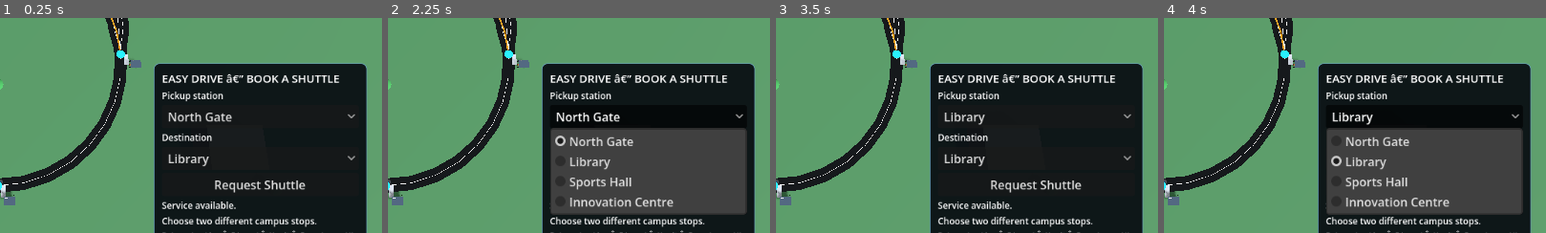
Above: before the commit, frames 1-4 (left to right).
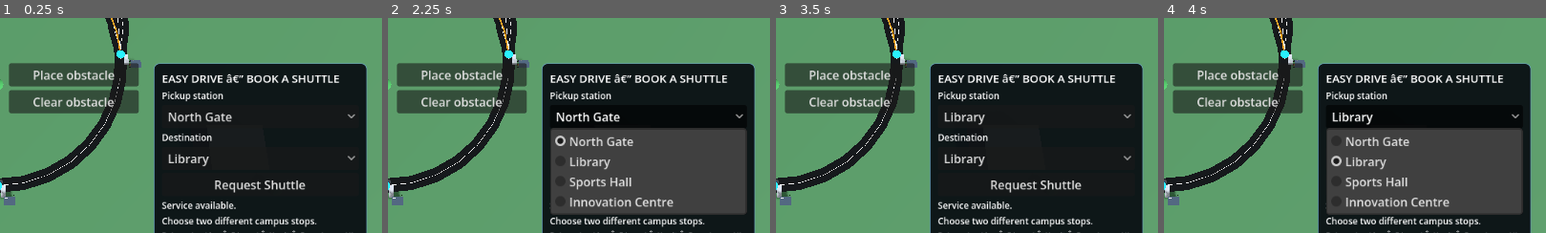
Above: after the commit, the same moments.

Repository: Olohuntele/easy-drive-godot-demo
Game: Godot game, scene res://scenes/multi_route_demo.tscn
Same seed, same stepped clock (60 frames per second), same inputs: the game is played once before the commit and once after it. This scene is started directly instead of the project's main scene.
Inputs (mouse positions are % of the whole screen's width and height, from its top left):
- Up to frame 1 (0.25 s): no input
- Up to frame 2 (2.25 s): click (60, 55) at 0.5 s, where only the run after the commit has a clickable "Place obstacle"; click (60, 61) at 1.25 s, where only the run after the commit has a clickable "Clear obstacle"; click "North Gate" at 2 s
- Up to frame 3 (3.5 s): click "Library" at 2.75 s
- Up to frame 4 (4 s): click "Library" at 3.5 s
The pictures show only the part of the screen within x 50-100%, y 42-92%; the shares and areas given below are measured in that part.

The runs differ from the first frame. In frame 1, 6.8% of the frame differs, in the area x 2-37%, y 20-45%; in frame 2, 6.8%; in frame 3, 6.8%; in frame 4, 6.8%.

Commit message:
feat(obstacle): add route obstacle detection, stop and resume
Co-authored-by: Copilot <223556219+Copilot@users.noreply.github.com>

Diff:
--- a/scripts/campus_service_coordinator.gd
+++ b/scripts/campus_service_coordinator.gd
@@ -8,6 +8,7 @@
 const RouteNavigator = preload("res://scripts/route_navigator.gd")
 const ShuttleDispatcher = preload("res://scripts/shuttle_dispatcher.gd")
 const VehicleDynamics = preload("res://scripts/vehicle_dynamics.gd")
+const RouteObstacle = preload("res://scripts/route_obstacle.gd")
 
 const POSITION_TOLERANCE_M: float = 1.0
 const ROUTE_SAMPLES_PER_SEGMENT: int = 20
@@ -39,6 +40,7 @@
 var coordinator_tick_count: int = 0
 var defer_destination_routing: bool = false
 var defer_return_routing: bool = false
+var active_obstacle: RefCounted = null
 
 var _last_physics_tick_id: int = -1
 
@@ -159,7 +161,13 @@
             "arrival_certified": false
         })
 
-    var control: Dictionary = controller.update(dynamics, navigator, delta)
+    var control: Dictionary = controller.update(
+        dynamics,
+        navigator,
+        delta,
+        false,
+        active_obstacle
+    )
     last_control_result = control.duplicate(true)
     _update_tracking_metrics(control)
     var manual_intervention: bool = bool(control.get("manual_intervention", false))
@@ -293,8 +301,33 @@
         "dynamics_step_count": dynamics_step_count,
         "coordinator_tick_count": coordinator_tick_count,
         "last_control_result": last_control_result.duplicate(true),
-        "last_step_result": last_step_result.duplicate(true)
+        "last_step_result": last_step_result.duplicate(true),
+        "obstacle_hold": bool(last_control_result.get("obstacle_hold", false)),
+        "obstacle_distance_m": last_control_result.get("obstacle_distance_m", INF),
+        "obstacle_stop_distance_m": last_control_result.get("obstacle_stop_distance_m", INF)
     }
+
+func place_obstacle(
+    distance_along_route_m: float,
+    length_m: float = 4.0,
+    route_id: String = "",
+    segment_id: String = ""
+) -> Dictionary:
+    if not is_finite(distance_along_route_m) || not is_finite(length_m) || length_m < 0.0:
+        return _failure("invalid_obstacle_data")
+    active_obstacle = RouteObstacle.new(
+        distance_along_route_m,
+        length_m,
+        route_id,
+        segment_id
+    )
+    return {"valid": true, "failure_reason": ""}
+
+func clear_obstacle() -> Dictionary:
+    if active_obstacle != null:
+        active_obstacle.active = false
+    active_obstacle = null
+    return {"valid": true, "failure_reason": ""}
 
 func _install_active_leg() -> Dictionary:
     var booking: Dictionary = journey.get_active_booking()
--- a/scripts/multi_route_demo.gd
+++ b/scripts/multi_route_demo.gd
@@ -3,10 +3,10 @@
 const CampusMultiRouteNetwork = preload("res://scripts/campus_multi_route_network.gd")
 const CampusRoutePlanner = preload("res://scripts/campus_route_planner.gd")
 const RouteNavigator = preload("res://scripts/route_navigator.gd")
-const RouteFollowingController = preload("res://scripts/route_following_controller.gd")
 const VehicleDynamics = preload("res://scripts/vehicle_dynamics.gd")
 const CampusServiceCoordinator = preload("res://scripts/campus_service_coordinator.gd")
 const PassengerBookingPanel = preload("res://scripts/passenger_booking_panel.gd")
+const RouteFollowingController = preload("res://scripts/route_following_controller.gd")
 
 const FIXED_DELTA: float = 1.0 / 60.0
 
@@ -71,6 +71,10 @@
 
 var service_coordinator: RefCounted = null
 var booking_panel: Control = null
+var obstacle_controls: VBoxContainer = null
+var place_obstacle_button: Button = null
+var clear_obstacle_button: Button = null
+var obstacle_visual: MeshInstance3D = null
 
 var active_route_index: int = 1
 var simulation_running: bool = true
@@ -114,6 +118,7 @@
     booking_panel.booking_requested.connect(_on_passenger_booking_requested)
     booking_panel.boarding_requested.connect(_on_passenger_boarding_requested)
     booking_panel.passenger_exit_requested.connect(_on_passenger_passenger_exit_requested)
+    _build_obstacle_controls()
 
     _build_network_visuals()
     _select_route(1)
@@ -179,6 +184,7 @@
 
         if booking_panel:
             booking_panel.update_service_snapshot(snapshot)
+        _update_obstacle_visual(snapshot)
         return
 
     if not route_active:
@@ -287,7 +293,93 @@
         booking_panel.show_action_result("exit", result, snapshot)
         booking_panel.update_service_snapshot(snapshot)
 
+func _build_obstacle_controls() -> void:
+    obstacle_controls = VBoxContainer.new()
+    obstacle_controls.name = "ObstacleControls"
+    obstacle_controls.anchor_left = 1.0
+    obstacle_controls.anchor_right = 1.0
+    obstacle_controls.offset_left = -500.0
+    obstacle_controls.offset_right = -326.0
+    obstacle_controls.offset_top = 300.0
+    obstacle_controls.offset_bottom = 380.0
+    obstacle_controls.add_theme_constant_override("separation", 5)
+    canvas_layer.add_child(obstacle_controls)
+
+    place_obstacle_button = Button.new()
+    place_obstacle_button.text = "Place obstacle"
+    place_obstacle_button.pressed.connect(_place_obstacle_pressed)
+    obstacle_controls.add_child(place_obstacle_button)
+
+    clear_obstacle_button = Button.new()
+    clear_obstacle_button.text = "Clear obstacle"
+    clear_obstacle_button.pressed.connect(_clear_obstacle_pressed)
+    obstacle_controls.add_child(clear_obstacle_button)
+
+func _place_obstacle_pressed() -> void:
+    if service_coordinator == null || not service_coordinator.navigator.route_valid:
+        return
+    var navigation: Dictionary = service_coordinator.navigator.find_nearest_point(
+        service_coordinator.get_service_snapshot().position_xz
+    )
+    if not navigation.get("valid", false):
+        return
+    var obstacle_distance_m: float = minf(
+        float(navigation.progress_m) + 18.0,
+        service_coordinator.navigator.total_length_m
+            - RouteFollowingController.STOP_GAP_M
+            - 0.5
+    )
+    if obstacle_distance_m <= float(navigation.progress_m):
+        return
+    service_coordinator.place_obstacle(obstacle_distance_m, 4.0)
+    _update_obstacle_visual(service_coordinator.get_service_snapshot())
+
+func _clear_obstacle_pressed() -> void:
+    if service_coordinator == null:
+        return
+    service_coordinator.clear_obstacle()
+    _update_obstacle_visual(service_coordinator.get_service_snapshot())
+
+func _update_obstacle_visual(snapshot: Dictionary) -> void:
+    var obstacle: RefCounted = service_coordinator.active_obstacle \
+        if service_coordinator != null else null
+    if obstacle == null || not obstacle.active || not service_coordinator.navigator.route_valid:
+        if obstacle_visual:
+            obstacle_visual.visible = false
+        return
+    if obstacle_visual == null:
+        obstacle_visual = MeshInstance3D.new()
+        obstacle_visual.name = "RouteObstacle"
+        var mesh := BoxMesh.new()
+        mesh.size = Vector3(2.5, 1.0, obstacle.length_m)
+        obstacle_visual.mesh = mesh
+        var material := StandardMaterial3D.new()
+        material.albedo_color = Color(0.82, 0.05, 0.04, 1.0)
+        material.shading_mode = BaseMaterial3D.SHADING_MODE_UNSHADED
+        obstacle_visual.material_override = material
+        road_root.add_child(obstacle_visual)
+    var point: Vector2 = service_coordinator.navigator.get_point_at_distance(
+        obstacle.distance_along_route_m
+    )
+    var before: Vector2 = service_coordinator.navigator.get_point_at_distance(
+        maxf(obstacle.distance_along_route_m - 0.1, 0.0)
+    )
+    var after: Vector2 = service_coordinator.navigator.get_point_at_distance(
+        minf(
+            obstacle.distance_along_route_m + 0.1,
+            service_coordinator.navigator.total_length_m
+        )
+    )
+    var tangent: Vector2 = (after - before).normalized()
+    obstacle_visual.position = Vector3(point.x, 0.7, point.y)
+    obstacle_visual.rotation.y = atan2(tangent.x, tangent.y)
+    obstacle_visual.visible = true
+
 func _reset_simulation() -> void:
+    if service_coordinator != null:
+        service_coordinator.clear_obstacle()
+    if obstacle_visual:
+        obstacle_visual.visible = false
     if service_coordinator != null:
         var north_stop = network.get_station_stop("north_gate")
         var launch_segment: Dictionary = network.get_segment("north_to_east")
@@ -637,9 +729,12 @@
         return
     var status_str = "RUNNING" if simulation_running else "PAUSED"
     if service_coordinator != null:
-        var state = str(service_coordinator.get_service_snapshot().get("service_state", "IDLE"))
+        var snapshot: Dictionary = service_coordinator.get_service_snapshot()
+        var state = str(snapshot.get("service_state", "IDLE"))
         if state != "IDLE":
             status_str = "SERVICE: " + state
+        if bool(snapshot.get("obstacle_hold", false)):
+            status_str += " | OBSTACLE AHEAD - HOLDING"
     var cam_str = "OVERVIEW" if camera_mode_overview else "FOLLOW"
     var total_len: float = navigator.total_length_m if navigator else 0.0
     var text = (
--- a/scripts/route_following_controller.gd
+++ b/scripts/route_following_controller.gd
@@ -8,6 +8,10 @@
 const DEFAULT_ENDPOINT_TOLERANCE_M: float = 1.0
 const DEFAULT_ENDPOINT_MAX_SPEED_MPS: float = 0.1
 const DEFAULT_BRAKING_MARGIN_M: float = 0.25
+## Maximum route distance at which an active obstacle creates a temporary hold.
+const DETECTION_RANGE_M: float = 30.0
+## Required route gap between the shuttle and the obstacle's leading edge.
+const STOP_GAP_M: float = 6.0
 
 var navigation_speed_mps: float = DEFAULT_NAVIGATION_SPEED_MPS
 var lookahead_distance_m: float = DEFAULT_LOOKAHEAD_DISTANCE_M
@@ -26,7 +30,8 @@
     vehicle_dynamics: RefCounted,
     route_navigator: RefCounted,
     delta: float,
-    manual_intervention: bool = false
+    manual_intervention: bool = false,
+    obstacle: RefCounted = null
 ) -> Dictionary:
     if manual_intervention:
         manual_intervention_seen = true
@@ -55,6 +60,23 @@
 
     var progress_m: float = navigation.progress_m
     var remaining_distance_m: float = maxf(route_navigator.total_length_m - progress_m, 0.0)
+    var obstacle_info: Dictionary = _get_obstacle_hold(
+        obstacle,
+        progress_m,
+        route_navigator.total_length_m
+    )
+    var obstacle_hold: bool = bool(obstacle_info.get("hold", false))
+    var obstacle_stop_distance_m: float = float(
+        obstacle_info.get("stop_distance_m", INF)
+    )
+    var obstacle_remaining_distance_m: float = float(
+        obstacle_info.get("remaining_distance_m", INF)
+    )
+    var effective_stop_distance_m: float = minf(
+        route_navigator.total_length_m,
+        obstacle_stop_distance_m
+    )
+    var effective_remaining_distance_m: float = maxf(effective_stop_distance_m - progress_m, 0.0)
     var endpoint_xz: Vector2 = route_navigator.get_point_at_distance(route_navigator.total_length_m)
     var endpoint_error_m: float = position_xz.distance_to(endpoint_xz)
     if not is_finite(endpoint_error_m):
@@ -71,7 +93,8 @@
     if remaining_distance_m <= 0.0001 && endpoint_error_m > endpoint_tolerance_m:
         return _route_result(
             -dynamics_braking, 0.0, "MISSED DESTINATION", "endpoint_overshot",
-            navigation, null, remaining_distance_m, endpoint_error_m, 0.0, false
+            navigation, null, remaining_distance_m, endpoint_error_m, 0.0, false,
+            "ok", 0.0, obstacle_info
         )
 
     if endpoint_error_m <= endpoint_tolerance_m \
@@ -84,7 +107,7 @@
         return _route_result(
             completion_acceleration_mps2, 0.0, completion_status, completion_reason,
             navigation, null, remaining_distance_m, endpoint_error_m, 0.0,
-            not manual_intervention_seen
+            not manual_intervention_seen, "ok", 0.0, obstacle_info
         )
 
     var lookahead: Dictionary = route_navigator.get_lookahead_point(lookahead_distance_m)
@@ -114,14 +137,18 @@
 
     var braking_distance_m: float = vehicle_dynamics.speed_mps * vehicle_dynamics.speed_mps \
         / (2.0 * dynamics_braking)
-    var should_brake: bool = remaining_distance_m <= braking_distance_m + braking_margin_m
+    var should_brake: bool = effective_remaining_distance_m <= braking_distance_m \
+        + braking_margin_m
     var requested_acceleration_mps2: float
     var desired_speed_mps: float
     if should_brake:
         requested_acceleration_mps2 = -dynamics_braking
         desired_speed_mps = 0.0
     else:
-        desired_speed_mps = minf(navigation_speed_mps, dynamics_speed_limit)
+        desired_speed_mps = 0.0 if obstacle_hold else minf(
+            navigation_speed_mps,
+            dynamics_speed_limit
+        )
         if vehicle_dynamics.speed_mps < desired_speed_mps:
             requested_acceleration_mps2 = minf(
                 dynamics_acceleration,
@@ -147,8 +174,40 @@
         desired_speed_mps,
         false,
         steering_status,
-        braking_distance_m
-    )
+        braking_distance_m,
+        obstacle_info
+    )
+
+func _get_obstacle_hold(
+    obstacle: RefCounted,
+    progress_m: float,
+    route_length_m: float
+) -> Dictionary:
+    var result := {
+        "hold": false,
+        "obstacle_distance_m": INF,
+        "obstacle_remaining_distance_m": INF,
+        "stop_distance_m": INF,
+        "obstacle_length_m": 0.0
+    }
+    if obstacle == null || not obstacle.active:
+        return result
+    if not is_finite(obstacle.distance_along_route_m) \
+        || not is_finite(obstacle.length_m) \
+        || obstacle.length_m < 0.0:
+        return result
+    var obstacle_remaining_m: float = obstacle.distance_along_route_m - progress_m
+    if obstacle_remaining_m < 0.0 || obstacle_remaining_m > DETECTION_RANGE_M:
+        return result
+    var stop_distance_m: float = obstacle.distance_along_route_m - STOP_GAP_M
+    if stop_distance_m < 0.0 || stop_distance_m > route_length_m:
+        return result
+    result.hold = true
+    result.obstacle_distance_m = obstacle.distance_along_route_m
+    result.obstacle_remaining_distance_m = obstacle_remaining_m
+    result.stop_distance_m = stop_distance_m
+    result.obstacle_length_m = obstacle.length_m
+    return result
 
 func _configuration_is_valid() -> bool:
     return is_finite(navigation_speed_mps) && navigation_speed_mps > 0.0 \
@@ -214,12 +273,13 @@
     desired_speed_mps: float,
     arrival_certified: bool,
     steering_status: String = "ok",
-    braking_distance_m: float = 0.0
+    braking_distance_m: float = 0.0,
+    obstacle_info: Dictionary = {}
 ) -> Dictionary:
     var lookahead_position: Vector2 = Vector2.ZERO
     if lookahead is Dictionary:
         lookahead_position = lookahead.get("position_xz", Vector2.ZERO)
-    return {
+    var result := {
         "requested_acceleration_mps2": acceleration_mps2,
         "requested_steering_rad": steering_rad,
         "status": status_text,
@@ -239,3 +299,15 @@
         "arrival_certified": arrival_certified,
         "steering_status": steering_status
     }
+    result["obstacle_hold"] = bool(obstacle_info.get("hold", false))
+    result["obstacle_distance_m"] = obstacle_info.get("obstacle_distance_m", INF)
+    result["obstacle_remaining_distance_m"] = obstacle_info.get(
+        "obstacle_remaining_distance_m",
+        INF
+    )
+    result["obstacle_stop_distance_m"] = obstacle_info.get("stop_distance_m", INF)
+    result["obstacle_length_m"] = obstacle_info.get("obstacle_length_m", 0.0)
+    if result.obstacle_hold && result.status == "EN ROUTE":
+        result.status = "OBSTACLE AHEAD - HOLDING"
+        result.reason = "braking_for_obstacle" if result.braking else "holding_for_obstacle"
+    return result
--- /dev/null
+++ b/scripts/route_obstacle.gd
@@ -0,0 +1,29 @@
+extends RefCounted
+
+## Route-relative, non-physics obstacle used by the service route controller.
+var route_id: String = ""
+var segment_id: String = ""
+var distance_along_route_m: float = 0.0
+var length_m: float = 0.0
+var active: bool = true
+
+func _init(
+    obstacle_distance_m: float = 0.0,
+    obstacle_length_m: float = 4.0,
+    obstacle_route_id: String = "",
+    obstacle_segment_id: String = ""
+) -> void:
+    distance_along_route_m = obstacle_distance_m
+    length_m = obstacle_length_m
+    route_id = obstacle_route_id
+    segment_id = obstacle_segment_id
+
+func duplicate_obstacle() -> RefCounted:
+    var copy: RefCounted = get_script().new(
+        distance_along_route_m,
+        length_m,
+        route_id,
+        segment_id
+    )
+    copy.active = active
+    return copy
--- /dev/null
+++ b/tests/test_phase7a_obstacle_stop.gd
@@ -0,0 +1,204 @@
+extends SceneTree
+
+const CampusServiceCoordinator = preload("res://scripts/campus_service_coordinator.gd")
+const PassengerJourney = preload("res://scripts/passenger_journey.gd")
+const RouteFollowingController = preload("res://scripts/route_following_controller.gd")
+const RouteNavigator = preload("res://scripts/route_navigator.gd")
+const RouteObstacle = preload("res://scripts/route_obstacle.gd")
+const VehicleDynamics = preload("res://scripts/vehicle_dynamics.gd")
+
+const FIXED_STEP: float = 1.0 / 60.0
+const TOLERANCE_M: float = 0.2
+const MAX_TICKS: int = 12000
+
+var failures: int = 0
+var assertions: int = 0
+
+func _initialize() -> void:
+    call_deferred("_run_tests")
+
+func _run_tests() -> void:
+    _test_controller_obstacle_hold_and_resume()
+    _test_coordinator_booking_with_obstacle_clear()
+    if failures == 0:
+        print("Phase 7A obstacle tests passed: %d assertions." % assertions)
+        quit(0)
+    else:
+        push_error("%d of %d Phase 7A assertions failed." % [failures, assertions])
+        quit(1)
+
+func _expect(condition: bool, message: String) -> void:
+    assertions += 1
+    if condition:
+        print("PASS: " + message)
+    else:
+        push_error("FAIL: " + message)
+        failures += 1
+
+func _test_controller_obstacle_hold_and_resume() -> void:
+    var navigator := RouteNavigator.new()
+    navigator.set_route([Vector2.ZERO, Vector2(0.0, 100.0)], 20)
+    var dynamics := VehicleDynamics.new()
+    dynamics.max_speed = 10.0
+    dynamics.max_acceleration = 3.5
+    dynamics.max_braking = 6.0
+    dynamics.reset()
+    var controller := RouteFollowingController.new()
+    var obstacle := RouteObstacle.new(35.0, 4.0, "test-route", "test-segment")
+
+    var hold_seen := false
+    var minimum_gap := INF
+    var stop_progress := 0.0
+    for tick in range(MAX_TICKS):
+        var result: Dictionary = controller.update(
+            dynamics,
+            navigator,
+            FIXED_STEP,
+            false,
+            obstacle
+        )
+        hold_seen = hold_seen || bool(result.get("obstacle_hold", false))
+        dynamics.step(
+            float(result.requested_acceleration_mps2),
+            FIXED_STEP,
+            float(result.requested_steering_rad)
+        )
+        if hold_seen:
+            var progress: float = navigator.find_nearest_point(
+                Vector2(dynamics.position_x_m, dynamics.position_z_m)
+            ).progress_m
+            minimum_gap = minf(minimum_gap, obstacle.distance_along_route_m - progress)
+            if dynamics.speed_mps <= 0.1:
+                stop_progress = progress
+                break
+
+    _expect(hold_seen, "active obstacle ahead creates a controller hold")
+    _expect(
+        dynamics.speed_mps <= 0.1,
+        "obstacle hold brakes the shuttle to the arrival speed tolerance"
+    )
+    _expect(
+        obstacle.distance_along_route_m - stop_progress
+            >= RouteFollowingController.STOP_GAP_M - TOLERANCE_M,
+        "shuttle stops at least STOP_GAP_M before the obstacle"
+    )
+    _expect(
+        dynamics.max_speed * dynamics.max_speed / (2.0 * dynamics.max_braking)
+            + RouteFollowingController.STOP_GAP_M
+            < RouteFollowingController.DETECTION_RANGE_M,
+        "detection range exceeds maximum-speed braking distance plus stop gap"
+    )
+
+    obstacle.active = false
+    var clear_result := controller.update(
+        dynamics,
+        navigator,
+        FIXED_STEP,
+        false,
+        obstacle
+    )
+    _expect(
+        not clear_result.get("obstacle_hold", false)
+            && clear_result.get("desired_speed_mps", 0.0) > 0.0,
+        "clearing the obstacle restores the normal route target"
+    )
+
+    var behind := RouteObstacle.new(5.0, 4.0)
+    var behind_result := controller.update(
+        dynamics,
+        navigator,
+        FIXED_STEP,
+        false,
+        behind
+    )
+    _expect(
+        not behind_result.get("obstacle_hold", false),
+        "an obstacle behind the shuttle is ignored"
+    )
+    var no_obstacle_result := controller.update(
+        dynamics,
+        navigator,
+        FIXED_STEP,
+        false,
+        null
+    )
+    _expect(
+        not no_obstacle_result.get("obstacle_hold", false),
+        "no obstacle preserves normal route-following behavior"
+    )
+
+func _test_coordinator_booking_with_obstacle_clear() -> void:
+    var coordinator := CampusServiceCoordinator.new()
+    var north_stop: Dictionary = coordinator.network.get_station_stop("north_gate")
+    var launch_segment: Dictionary = coordinator.network.get_segment("north_to_east")
+    var launch_points: Array = launch_segment.centerline_points
+    var launch_tangent: Vector2 = launch_points[1] - launch_points[0]
+    var initialized := coordinator.initialize_service(
+        "north_gate",
+        north_stop.position_xz,
+        atan2(launch_tangent.x, launch_tangent.y)
+    )
+    _expect(initialized.get("valid", false), "coordinator initializes for obstacle journey")
+    var booking := coordinator.request_booking("sports_hall", "innovation_centre")
+    _expect(booking.get("valid", false), "booking installs a route for obstacle journey")
+
+    var navigation: Dictionary = coordinator.navigator.find_nearest_point(
+        Vector2(coordinator.dynamics.position_x_m, coordinator.dynamics.position_z_m)
+    )
+    var obstacle_distance: float = minf(
+        navigation.progress_m + 12.0,
+        coordinator.navigator.total_length_m - RouteFollowingController.STOP_GAP_M - 0.5
+    )
+    coordinator.place_obstacle(obstacle_distance, 4.0)
+    var hold_seen := false
+    for tick in range(MAX_TICKS):
+        var step_result := coordinator.step(FIXED_STEP, tick + 1)
+        hold_seen = hold_seen || bool(
+            step_result.get("controller_result", {}).get("obstacle_hold", false)
+        )
+        if hold_seen && coordinator.dynamics.speed_mps <= 0.1:
+            break
+    _expect(hold_seen, "coordinator forwards obstacle hold without entering BLOCKED")
+    _expect(
+        coordinator.journey.state != PassengerJourney.BLOCKED
+            && coordinator.dispatcher.has_active_booking(),
+        "obstacle hold keeps the booking alive"
+    )
+    coordinator.clear_obstacle()
+    var pickup_reached := _drive_until_state(
+        coordinator,
+        PassengerJourney.BOARDING,
+        MAX_TICKS,
+        100000
+    )
+    _expect(pickup_reached, "cleared obstacle permits pickup arrival")
+    _expect(
+        coordinator.confirm_boarding().get("valid", false),
+        "boarding still installs the next leg after obstacle hold"
+    )
+    _expect(
+        _drive_until_state(coordinator, PassengerJourney.DROPOFF, MAX_TICKS, 120000),
+        "destination leg completes after obstacle hold"
+    )
+    _expect(
+        coordinator.confirm_passenger_exit().get("valid", false),
+        "passenger exit still installs the return leg"
+    )
+    _expect(
+        _drive_until_state(coordinator, PassengerJourney.IDLE, MAX_TICKS, 140000),
+        "full booking journey completes after obstacle clear"
+    )
+
+func _drive_until_state(
+    coordinator: RefCounted,
+    target_state: String,
+    max_ticks: int,
+    tick_offset: int
+) -> bool:
+    for tick in range(max_ticks):
+        coordinator.step(FIXED_STEP, tick_offset + tick)
+        if coordinator.journey.state == target_state:
+            return true
+        if coordinator.journey.state == PassengerJourney.BLOCKED:
+            return false
+    return false
